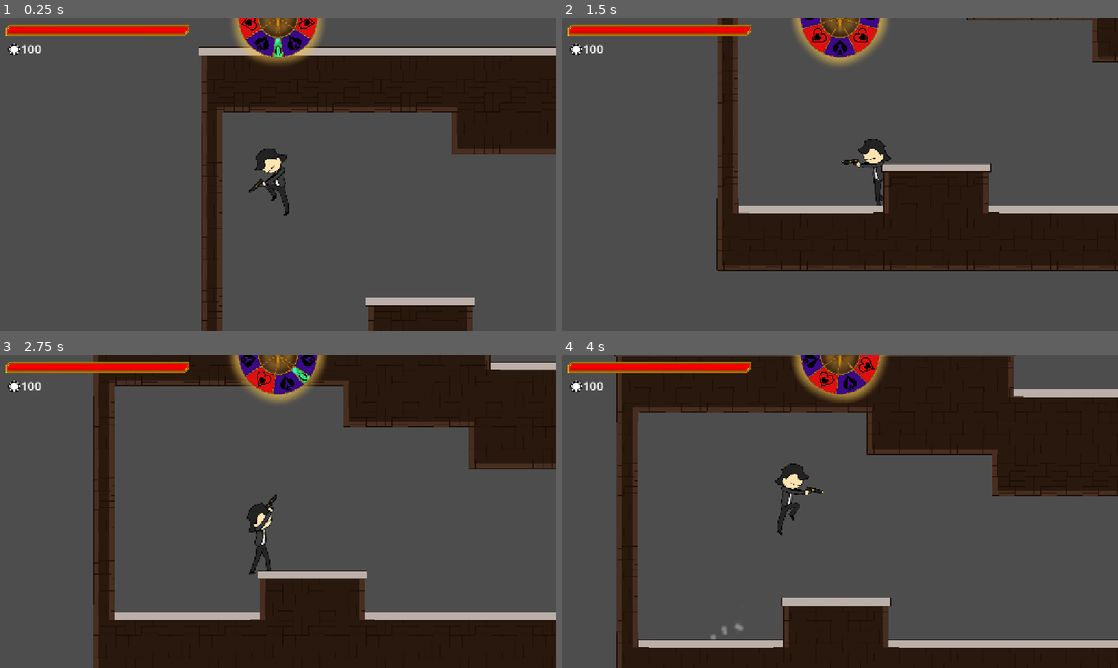
Above: before the commit, frames 1-4 (two rows, left to right).
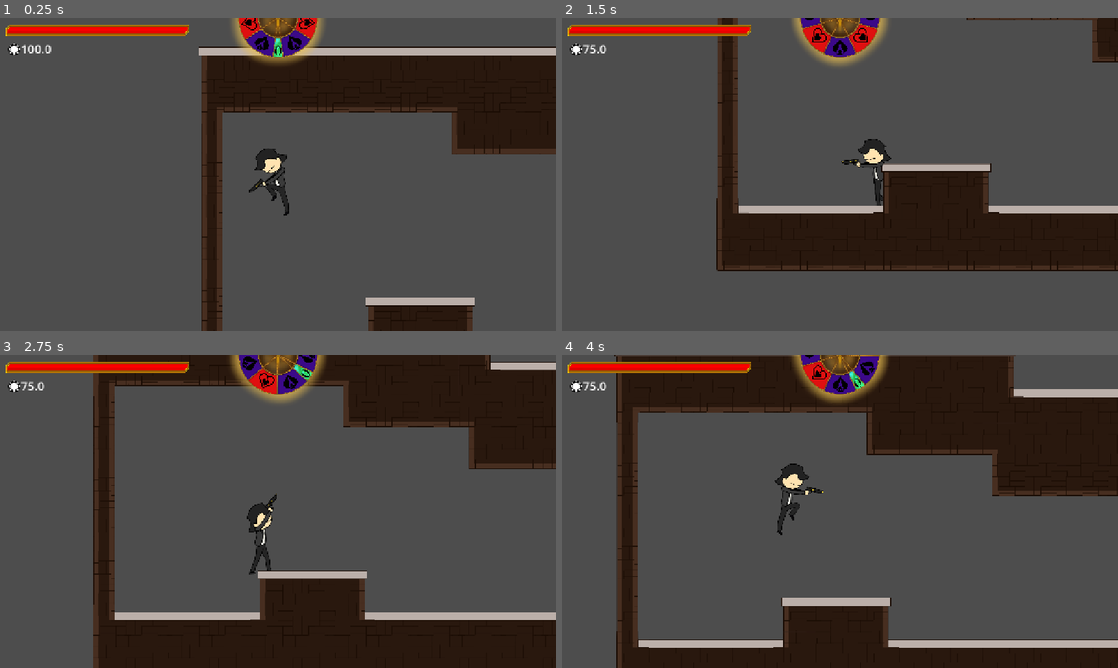
Above: after the commit, the same moments.

Repository: ClipperDev/spinning-game
Game: Godot game, scene res://main.tscn
Same seed, same stepped clock (60 frames per second), same inputs: the game is played once before the commit and once after it.
Inputs (mouse positions are in pixels of both pictures, inside the frame that each line leads up to):
- Up to frame 1 (0.25 s): no input
- Up to frame 2 (1.5 s): tap Enter (ui_accept) at 0.5 s; move the mouse to (962, 158) at 0.52 s; press the mouse at (962, 158) at 0.53 s; hold D (right) from 0.53 s (still down); tap Space (jump) at 0.77 s; tap Q (spin) at 0.8, 1.35 s; move the mouse to (728, 190) at 1.27 s; release the mouse at (728, 190) at 1.28 s
- Up to frame 3 (2.75 s): tap Space (jump) at 1.52 s; click (166, 527) at 1.55 s; move the mouse to (333, 442) at 2.02 s; release D (right) at 2.03 s; press the mouse at (333, 442) at 2.03 s; hold A (left) from 2.03 s (still down); tap Q (spin) at 2.3 s
- Up to frame 4 (4 s): move the mouse to (812, 574) at 2.77 s; release A (left) at 2.78 s; release the mouse at (812, 574) at 2.78 s; hold D (right) from 2.78 s (still down); tap Q (spin) at 2.85, 3.8 s; tap Space (jump) at 3.02, 3.77 s; click (812, 574) at 3.05 s; move the mouse to (1006, 558) at 3.52 s; press the mouse at (1006, 558) at 3.53 s

The runs differ from the first frame. In frame 1, less than 0.1% of the frame differs, in the area x 7-10%, y 8-12%; in frame 2, less than 0.1%; in frame 3, 0.6%; in frame 4, 1.1%, in the area x 3-59%, y 0-91%.

Commit message:
bug fixes and added spin cost as a stat

Diff:
--- a/player/player2/gun_operator.gd
+++ b/player/player2/gun_operator.gd
@@ -4,6 +4,7 @@
 var ammo: int = max_ammo
 @export var reload_speed: float = 1.44
 @export var fire_rate: float = 2.5
+@export var spin_cost: int = 25
 
 @export var default_bullet: WheelSlot
 @export var normal_slots: Array[WheelSlot]
@@ -14,8 +15,12 @@
 @export var bullet_vel_mod = 1.0
 @export var bullet_size_mod = 1.0
 
-var shot_cd = 0.0
+# tied to fire rate, can only shoot if it's recharged
+var shot_charged = false
+# to not overlap multiple reloads
 var reloading = false
+# to not overlap multiple spins
+var spinning = false
 
 @onready var player = get_parent()
 @onready var muzzle = $"../body_pivot/gun_pivot/muzzle"
@@ -23,7 +28,8 @@
 func _input(event: InputEvent) -> void:
 	# shooting
 	if event.is_action_pressed("fire"):
-		shoot()
+		if shot_charged == true:
+			shoot()
 	# reloading. add animation later
 	if event.is_action_pressed("reload"):
 		if not reloading:
@@ -36,17 +42,15 @@
 
 	# spin to win type shi, add animations later
 	if event.is_action_pressed("spin"):
-		#print("spin")
+		if spinning: return
+		if player.chips < spin_cost:
+			# do feedback
+			return
+		player.chips -= spin_cost
+		spinning = true
 		player.get_node("ui").wheel.spin()
 		if not player.get_node("ui").wheel.is_connected('spin_result', spin_result):
 			player.get_node("ui").wheel.spin_result.connect(spin_result)
-
-func reload() -> void:
-	ammo = max_ammo
-	current_slot = default_bullet
-	if get_child(0) != null:
-		get_child(0).deactivate()
-	reloading = false
 
 # clear previous wheel effect, add a new one
 func spin_result(id: int) -> void:
@@ -57,10 +61,25 @@
 		current_slot = normal_slots[id]
 	var wheel_effect = current_slot.effects.instantiate()
 	add_child(wheel_effect)
+	spinning = false
 
+func reload() -> void:
+	ammo = max_ammo
+	current_slot = default_bullet
+	if get_child(0) != null:
+		get_child(0).deactivate()
+	reloading = false
 
+#fire bullet, then wait for 1 / fire rate before shooting again
 func shoot() -> void:
 	fire_bullet()
+	shot_charged = false
+	await get_tree().create_timer(
+		1.0 / fire_rate,
+		false
+	).timeout
+	shot_charged = true
+
 
 func fire_bullet() -> void:
 	if ammo > 0:
--- a/scripts/ui.gd
+++ b/scripts/ui.gd
@@ -10,7 +10,7 @@
 
 
 func _process(delta: float) -> void:
-	chips.text = str(player.chips)
+	chips.text = str(lerp(chips.text.to_int(), player.chips, 0.5))
 	hp_bar.value = lerp(hp_bar.value, new_hp, 5.0 * delta)
 	hp_bar.tint_progress = lerp(hp_bar.tint_progress, new_color, 5.0 * delta)
 
